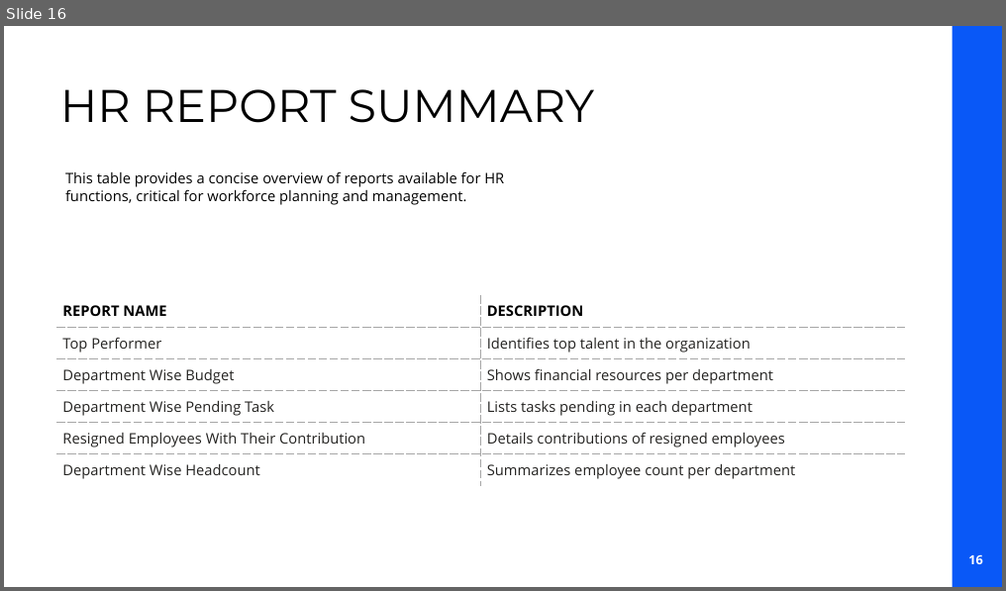
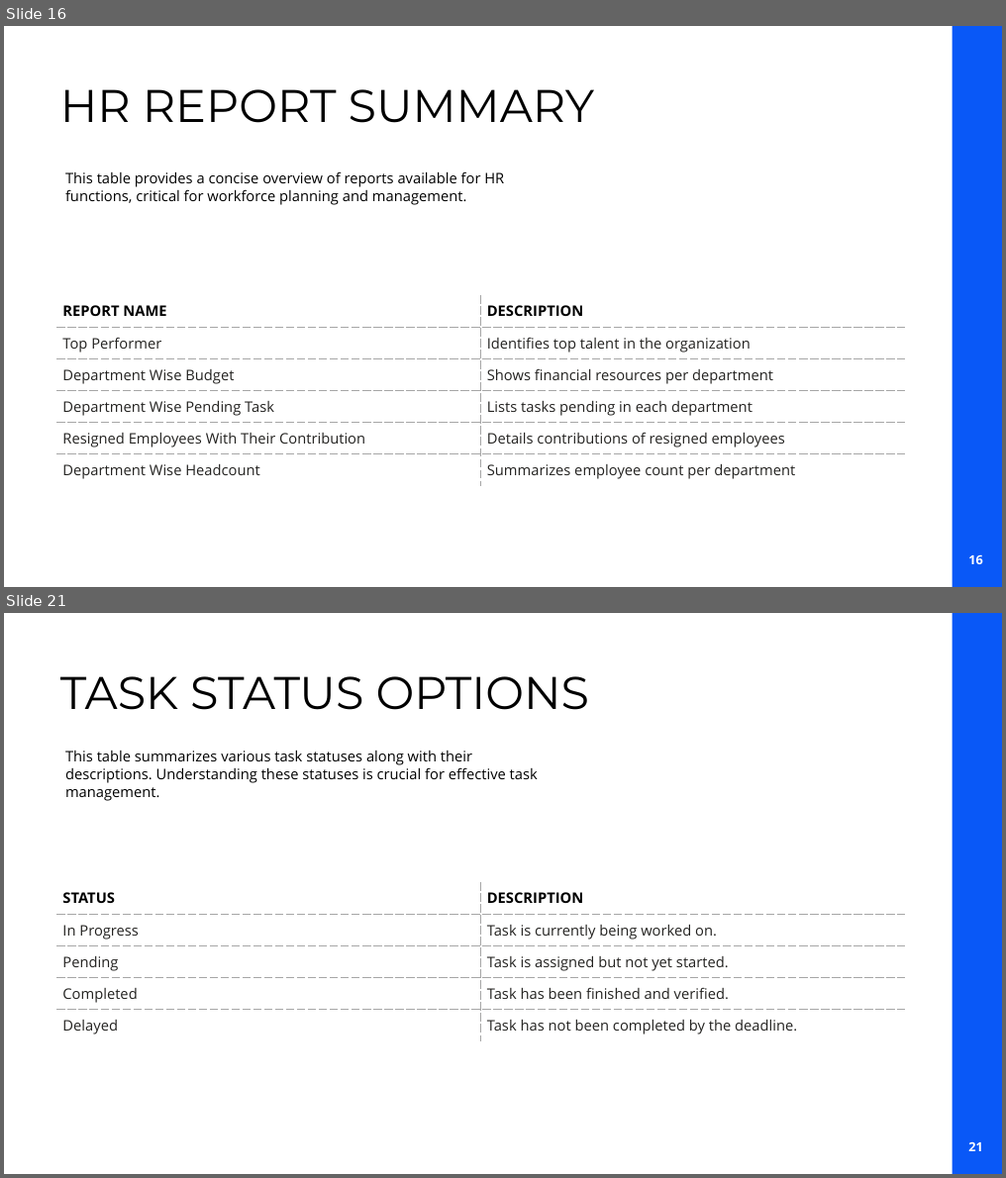
Before and after one commit to asifkotla/EmplManagementSystem, a slide deck: PowerPoint Presentation/EMPLOYEE MANAGEMENT SYSTEM.pptx. Shown one above the other, each under a label of ours: slide 16 before the commit, slides 16 and 21 after it; the slides between them are not shown. The pictures are 1006x591 and 1006x1178 pixels, drawn with LibreOffice and Linux fonts; fonts in the diff are those of the drawing; background and template pictures are left out. Boxes give left, top, right and bottom in pixels: in the first picture for what was removed or moved away, otherwise in the second. Text is boxed around its words. In the diff, an @@ line names an element or a change of style, - is before the commit and + after.

```diff
--- a/PowerPoint Presentation/EMPLOYEE MANAGEMENT SYSTEM.pptx
+++ b/PowerPoint Presentation/EMPLOYEE MANAGEMENT SYSTEM.pptx
@@ slide 21 added at [4,613,1002,1174], background #FFFFFF; not listed: 1 template element that a slide beside it also shows @@
@@ text added at [60,676,590,710], 44 pt, text #000000 @@
+TASK STATUS OPTIONS
@@ text added at [65,750,538,801], 14 pt, text #000000 @@
+This table summarizes various task statuses along with their descriptions. Understanding these statuses is crucial for effective task management.
@@ table added at [57,882,906,1039], 5 rows, 2 columns @@
+STATUS | DESCRIPTION
+In Progress | Task is currently being worked on.
+Pending | Task is assigned but not yet started.
+Completed | Task has been finished and verified.
+Delayed | Task has not been completed by the deadline.
@@ rectangle added at [740,1142,934,1170], fill #FFFFFF, outline #FFFFFF 1 pt @@
@@ page number added at [968,1143,983,1152], 12.1 pt, text #FFFFFF, bold @@
+21
```
Also in this commit, not shown: 17 other slides changed, 6 other slides added, 1 other file.
